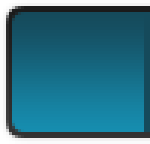
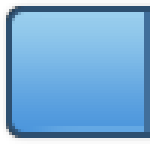
Comparing the layer stacks of the two 150×144 images. Changes:
added group "light" with 3 layers above "blue" over box(12, 12, 150, 132)
added layer "Calque 3" (28%) in group "light" over box(21, 12, 144, 132)
added layer "Calque 2" (1st of 6, in "light") in group "light" over box(144, 12, 150, 132)
added layer "green" (1st of 7, in "light") in group "light" over box(12, 12, 150, 132)
hid group "blue" (2 layers) over box(12, 12, 150, 132)
